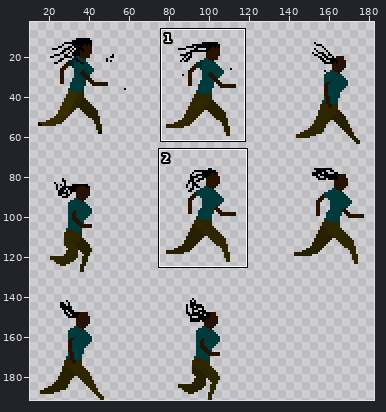
Two states of a sprite sheet, gdx-game-android/assets/hero-running-spritesheet.png. The first picture is a wide view before the edit; the outline marks the close-up.
Close-up. Old version:
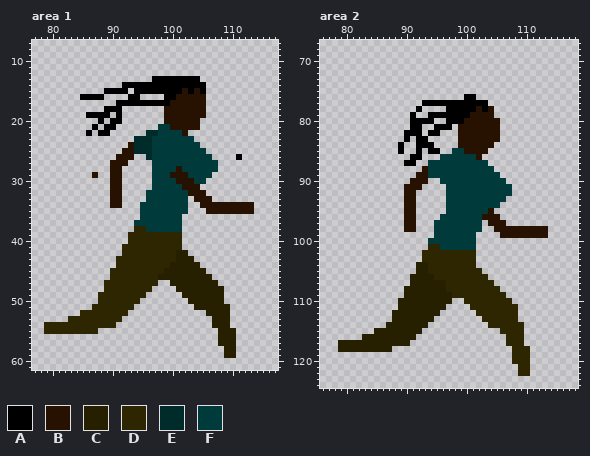
The file is 192x192 pixels. Colours within 5 levels of each other are drawn and written as one. Shown: area 1: x 77..117, y 7..61; area 2: x 76..118, y 67..124. The wide view leaves out empty margins. The commit also changed other parts of the picture, which this record leaves out.
Palette (. is transparent): A #000000  B #271100  C #262000  D #2d2600  E #002b2b  F #003a3a
Pixels before, area 1, first column x 79:
13 ..................AAAAAAAA.........
14 .............AAAAAAAAAAAAAA........
15 ..........AAAA.AAAAAAAABABA........
16 ......AAAA....AA....AABBBBB........
17 ............AAAAAAAAABBBBBB........
18 ..........AAA.......BBBBBBB........
19 .......AAAA.A.......BBBBBBB........
20 .........A.AA.......BBBBBB.........
21 ........A.AA.......FFBBBBB.........
22 .......A.AA......EEFFFFB...........
23 ...............EEEFFFFFFF..........
24 ..............BEEEFFFFFFFF.........
25 .............BBEEEFFFFFFFFF........
26 ............BBB..EFFFFFFFFFF....A..
27 ...........BBB....FFFFFFFFFFF......
28 ...........BB.....FFFFBFFFFFF......
29 ........B..BB.....FFFBBBFFFF.......
30 ...........BB.....FFFFBBBFF........
31 ...........BB.....FFFFFBBB.........
32 ...........BB....FFFFFFFBBB........
33 ...........BB....FFFFFFF.BBB.......
34 ...........BB...FFFFFFFF..BBBBBBBBB
35 ................FFFFFFFF...BBBBBBBB
36 ................FFFFFFF............
37 ...............FFFFFFFF............
38 ...............DDFFFFFF............
39 ..............DDDDDDDDD............
40 ..............DDDDDDDDD............
41 .............DDDDDDDDDD............
42 .............DDDDDDDDDCC...........
43 ............DDDDDDDDDDCCC..........
44 ............DDDDDDDDDCCCCC.........
45 ...........DDDDDDDDDCCCCCCC........
46 ...........DDDDDDDDCCCCCCCCC.......
47 ..........DDDDDDDDD..CCCCCCCC......
48 ..........DDDDDDDD....CCCCCCCC.....
49 .........DDDDDDDD......CCCCCCC.....
50 .........DDDDDDD........CCCCCC.....
51 ........DDDDDDD..........CCCCCC....
52 ......DDDDDDDD.............CCCC....
53 ....DDDDDDDDD...............CCC....
54 DDDDDDDDDDDD................CCC....
55 DDDDDDDDD....................CCC...
56 .............................CCC...
57 .............................CCC...
58 ..............................CC...
59 ..............................CC...
Pixels before, area 2 (only the part around the change), first column x 76:
 67 ...........................................
 68 ...........................................
 69 ...........................................
 70 ...........................................
 71 ...........................................
 72 ...........................................
 73 ...........................................
 74 ...........................................
 75 ...........................................
 76 ........................AA.................
 77 .................AAAAAAAAAAA...............
 78 ................A....AAAAABAB..............
 79 ...............A..AAAAAAABBBB..............
 80 ...............AAAA..AAABBBBBB.............
 81 ...............AA..AAA.BBBBBBB.............
 82 ..............AAA.AA...BBBBBBB.............
 83 ..............A.AA.....BBBBBBB.............
 84 .............A..AAA....BBBBBB..............
 85 .............A..A.AA..FFBBBB...............
 86 ...............AA...FFFFFFB................
 87 ..............AA..FFFFFFFFFF...............
 88 .................BFFFFFFFFFFF..............
 89 ................BBFFFFFFFFFFFF.............
 90 ...............BBB..FFFFFFFFFFF............
 91 ..............BBB....FFFFFFFFFFF...........
 92 ..............BB.....FFFFFFFFFFF...........
 93 ..............BB.....FFFFFFFFFF............
 94 ..............BB.....FFFFFFFFF.............
 95 ..............BB.....FFFFFFFB..............
 96 ..............BB....FFFFFFFBBB.............
 97 ..............BB...FFFFFFFF.BBB............
 98 ..............BB...FFFFFFFF..BBBBBBBBB.....
 99 ...................FFFFFFF....BBBBBBBB.....
100 ..................FFFFFFFF.................
101 ..................DDFFFFFF.................
102 .................DDDDDDDDD.................
103 .................DDDDDDDDD.................
104 ................CCDDDDDDDD.................
105 ................CCDDDDDDDDD................
106 ...............CCCCDDDDDDDDD...............
107 ...............CCCCCCDDDDDDDD..............
108 ..............CCCCCCCDDDDDDDDD.............
109 ..............CCCCCCCCDDDDDDDDD............
110 .............CCCCCCCCC..DDDDDDDD...........
111 .............CCCCCCCC....DDDDDDDD..........
112 ............CCCCCCCC......DDDDDDD..........
113 ............CCCCCCC........DDDDDD..........
114 ...........CCCCCCC..........DDDDDD.........
115 .........CCCCCCCC.............DDDD.........
116 .......CCCCCCCCC...............DDD.........
117 ...CCCCCCCCCCCC................DDD.........
118 ...CCCCCCCCC....................DDD........
119 ................................DDD........
120 ................................DDD........
121 .................................DD........
122 .................................DD........
123 ...........................................
124 ...........................................
The result:
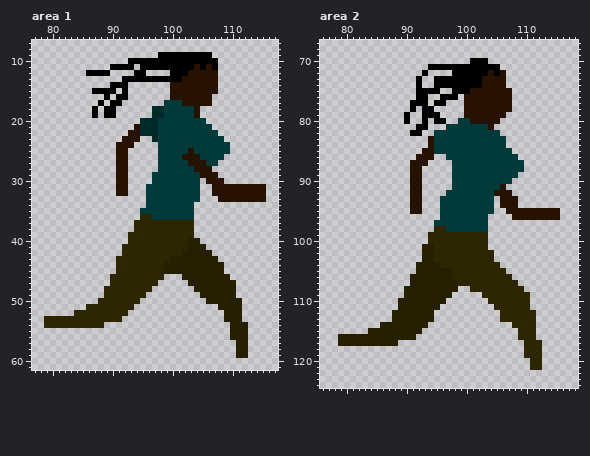
The edit:
Changed rows in their new state; - is an unchanged pixel.
Area 1:
first column x 79:
 9 -------------------AAAAAAAAA---------
10 --------------AAAAAAAAAAAAAAA--------
11 -----------AAAA-AAAAAAAAABABA--------
12 -------AAAA----AA----AAABBBBB--------
13 -------------AAAAA-----BBBBBB--------
14 -----------AA-.......BBBBBBBB--------
15 --------AA--.--......BB-B-BBB--------
16 ------....A-AA..----.B-----B---------
17 ---------A-A-.......FFF----B---------
18 --------A---.-----EEFFFFF-.----------
19 -------.-.-A.-----EEFFFFF-.----------
20 ---------.-..---EEEFFFFFFFF----------
21 --------.-..---BEEE--FFFFFFF---------
22 -------.-..---BBE------FFFFFF--------
23 -------------BBB..E------FFFFF-------
24 ------------BB-....-------FFFFF------
25 ------------B-.....-----B--FFFF------
26 --------------.--..----BBB--FF--.----
27 -----------.------.-----BBB----------
28 -----------.-B----.---F--BBB.--------
29 --------.--.-B-------FFF--BBB--------
30 -----------.-B--------FFF-.BBB-------
31 -----------.-B---F-----FFF--BBBBBBBBB
32 -----------.-B----------FF.-BBBBBBBBB
33 -----------..-----------FF..-BBBBBBBB
34 -----------..---.-------F-.........--
35 ------------------------F--........--
36 ----------------DD-----FF------------
37 ---------------DDDDDDDDDD------------
38 -----------------DDDDDDDD------------
39 -----------------------DD------------
40 -----------------------DCC-----------
41 -----------------------DCCC----------
42 ----------------------D-CCCC---------
43 ---------------------C---CCCC--------
44 --------------------C-----CCCC-------
45 -----------.---------------CCC-------
46 -------------------D...-----CCC------
47 ----------.----------...-----CCC-----
48 ----------------------...-----CC-----
49 ---------.-------------...----CC-----
50 ------------------------...---CCC----
51 -------D-----------------....--CC----
52 -----D---------------------...-CC----
53 DDDD------------------------..-CC----
54 ----------..----------------...CCC---
55 .........--------------------..-CC---
56 -----------------------------..-CC---
57 -----------------------------...CC---
58 ------------------------------..CC---
59 ------------------------------..CC---
Area 2:
first column x 79:
 70 ----------------------AAA------------
 71 ---------------AAAAAAAAAAAA----------
 72 --------------A----AAAAAABAB---------
 73 -------------A--AAAAAAAABBBB---------
 74 -------------A--AAAAAAAABBBB---------
 75 -------------AAAA--AAABBBBBBB--------
 76 -------------AA--AAA-BBBBBBBB--------
 77 ------------AA-.--...BBBBBBBB--------
 78 ------------A.AA--...BB-B-BBB--------
 79 -----------A.-A--....B----BB---------
 80 -----------A..-.AA..FF---------------
 81 ------------.-A-..FFFFFFF-.----------
 82 -----------.---.FFFFFFFFFFF----------
 83 -----------.-..BFFFFFFFFFFFF---------
 84 ----------.--..BFFFFFFFFFFFF---------
 85 ----------.--.BBFFF--FFFFFFFF--------
 86 ------------.BBB-.-----FFFFFFF-------
 87 -----------.BBB....------FFFFFF------
 88 ------------BB.....-------FFFFF------
 89 ------------B-.....--------FFF-------
 90 --------------.--..---------F--------
 91 -----------.------.--------B.--------
 92 -----------.-B------------BBB--------
 93 -----------.-B---F--------.BBB-------
 94 -----------.-B---F--------.BBB-------
 95 -----------.-B---F-------F--BBBBBBBBB
 96 -----------..-----------F..--BBBBBBBB
 97 -----------..-----------F...---------
 98 -----------..---DD------F-.........--
 99 ---------------DDDDDDDDDD--........--
100 ---------------DDDDDDDDDD------------
101 --------------CC-DDDDDDDD------------
102 --------------CC-------DDD-----------
103 --------------CC-------DDD-----------
104 ---------------CC------DDDD----------
105 ---------------CCCC-----DDDD---------
106 ----------------CCC------DDDD--------
107 ------------------CC------DDDD-------
108 ------------------CC..-----DDDD------
109 -------------------.....----DDDD-----
110 ------------------.--....----DDD-----
111 -----------------.----....----DD-----
112 ----------------.------....---DDD----
113 ------------------------...---DDD----
114 -------C-----------------....--DD----
115 -----C---------------------...-DD----
116 CCCC------------------------..-DD----
117 ----------..----------------...DDD---
118 .........--------------------..-DD---
119 -----------------------------..-DD---
120 -----------------------------...DD---
121 ------------------------------..DD---
122 ------------------------------..-----
Where, in picture pixels (left, top, right, bottom), the same in both close-ups:
changed: (44, 52, 266, 358)
changed: (338, 58, 560, 376)
